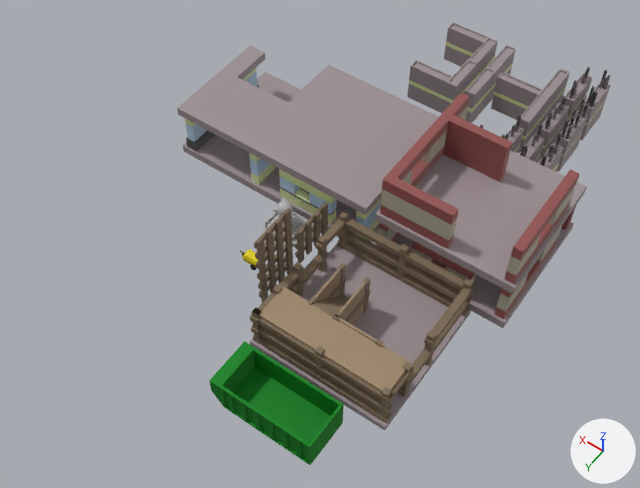
A saved change to the Blender file Blender/Levels/walls.blend.
The view is the same before and after, from a 50 mm lens placed at (-8.3, 13.1, 29.8), pointed at (4.8, -5.3, 0.9). Arrows for +X, +Y and +Z are at lower right; the lights stay in place.

Objects in the first picture: 'BrickBuilding', 'BrickBuilding.001', 'Container', 'ReinforcedWall1_CShape', 'ReinforcedWall1_LongWall', 'ReinforcedWall2_TShape', 'ReinforcedWall_Indent', 'ReinforcedWall_Indent2', 'ReinforcedWall_Indent2.001', 'WoodenSkeletonBuilding', 'WoodenWall', 'WoodenWall_Tall'.
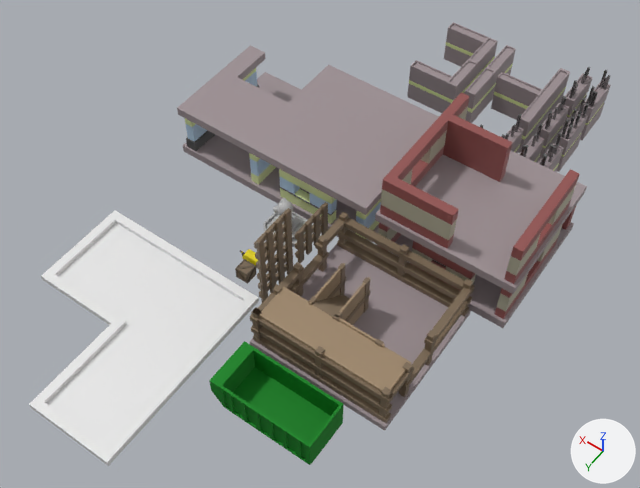
Diff of the bpy script that builds the scene:
```diff
--- a/Blender/Levels/walls.blend.py
+++ b/Blender/Levels/walls.blend.py
@@ me_cube_035 @@
+me_cube_035.from_pydata(...)  # 161 vertices, 147 faces, 2 loose edges; spans x -1.0..7.0, y -1.0..42.9, z -1.0..1.0
@@ me_cube_023 @@
+me_cube_023.from_pydata(...)  # 152 vertices, 134 faces; spans x -0.299..0.299, y -0.299..0.299, z -0.299..0.299
+# faces by material slot: [7, 127]
+me_cube_023.materials.append(mat_wood)  # brown #7a6852
+me_cube_023.materials.append(mat_architectdesk)  # brown #635442
@@ ob_cube_002 @@
+ob_cube_002 = bpy.data.objects.new('Cube.002', me_cube_035)
+ob_cube_002.location = (6.64, -1.98, -0.14)
+ob_cube_002.scale = (1.0, 0.2, 0.15)
@@ ob_cube @@
+ob_cube = bpy.data.objects.new('Cube', me_cube_023)
+ob_cube.location = (6.85, -2.89, 0.05)
```

Location of each change, [x1, y1, x2, y2] in pixels of the pictures (640 x 488 px):
'Cube.002', added: after [29, 210, 259, 466]
'Cube', added: after [235, 259, 256, 284]
    faces in mat_architectdesk (brown #635442): [235, 259, 256, 284]
    faces in mat_wood (brown #7a6852): [237, 261, 256, 280]
